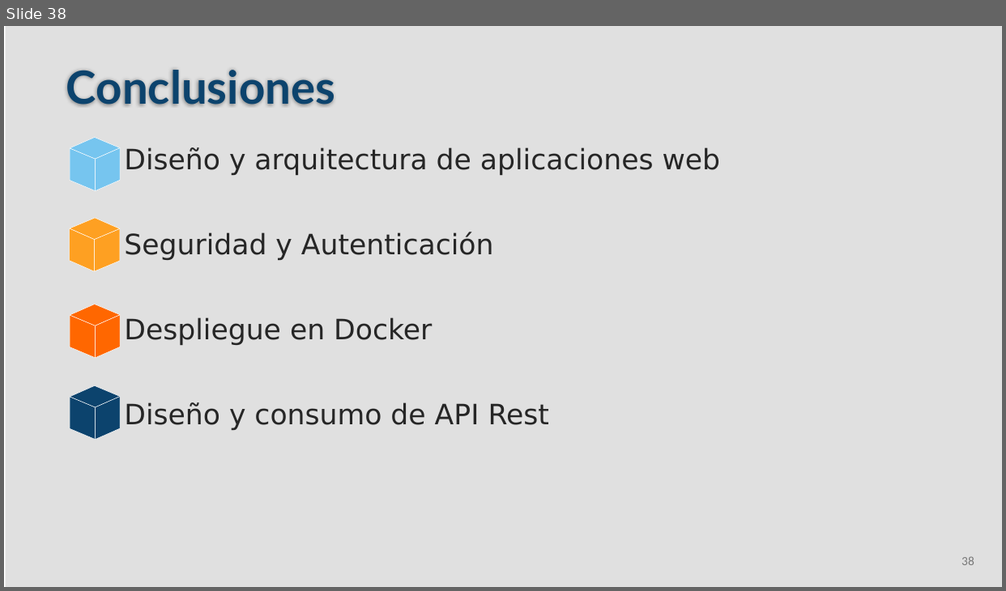
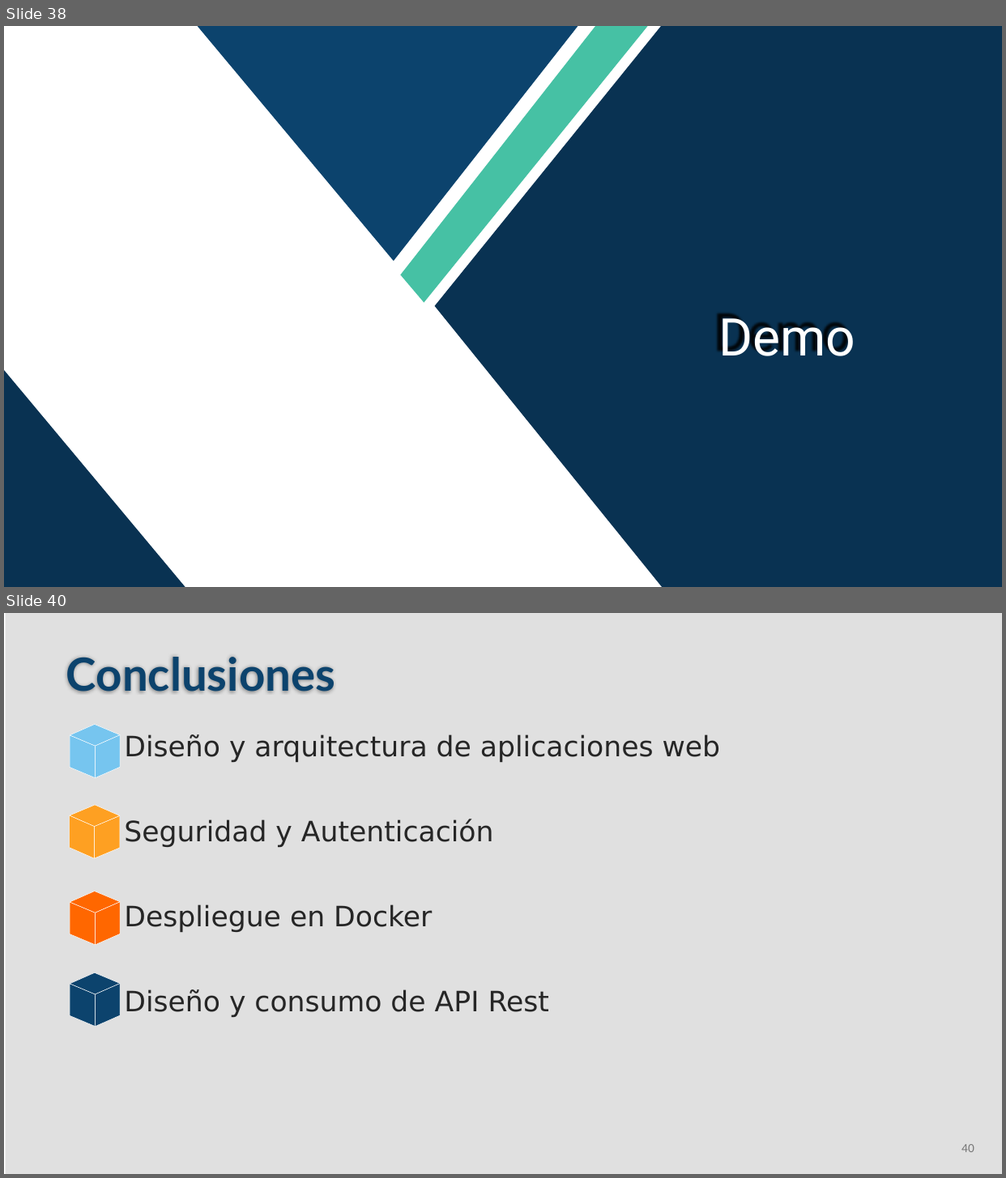
Before and after one commit to DavidBuenoCarmona/TFGinfo, a slide deck: Presentación/TFGinfo.pptx. Shown one above the other, each under a label of ours: slide 38 before the commit, slides 38 and 40 after it; the slides between them are not shown. The pictures are 1006x591 and 1006x1178 pixels, drawn with LibreOffice and Linux fonts; fonts in the diff are those of the drawing. Boxes give left, top, right and bottom in pixels: in the first picture for what was removed or moved away, otherwise in the second. Text is boxed around its words. In the diff, an @@ line names an element or a change of style, - is before the commit and + after.

```diff
--- a/Presentación/TFGinfo.pptx
+++ b/Presentación/TFGinfo.pptx
@@ slide 38 added at (4, 26, 1002, 587), background #FFFFFF @@
@@ freeform shape added at (194, 26, 581, 261), fill #0C436D @@
@@ freeform shape added at (400, 26, 650, 302), fill #46C1A4 @@
@@ right arrow added at (435, 26, 1002, 587), fill #093252 @@
@@ text added at (719, 314, 856, 356), 100 pt, text #FFFFFF @@
+Demo
@@ freeform shape added at (4, 368, 189, 587), fill #093252 @@
@@ what was slide 38 is now slide 40 @@
@@ page number at (961, 1144, 974, 1152): text changed @@
-38
+40
```
Also in this commit, not shown: 7 slides changed, 1 other slide added.
